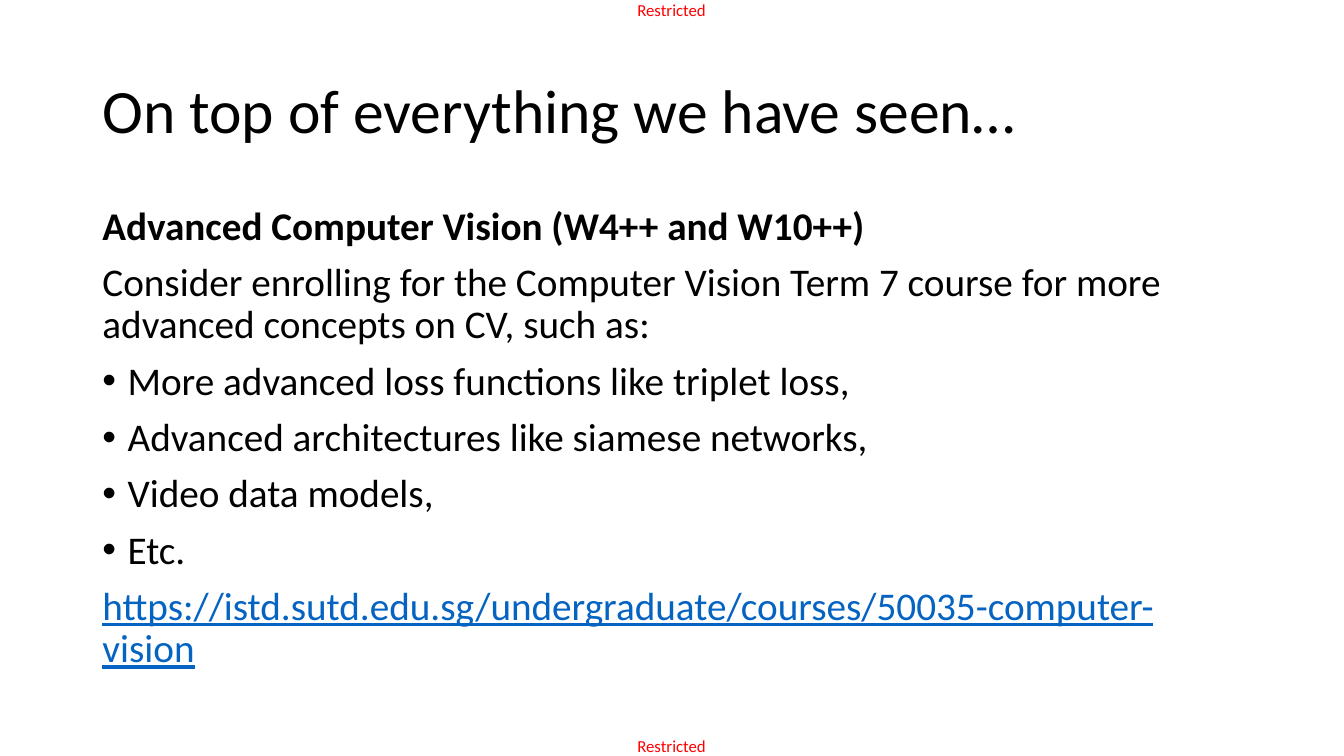
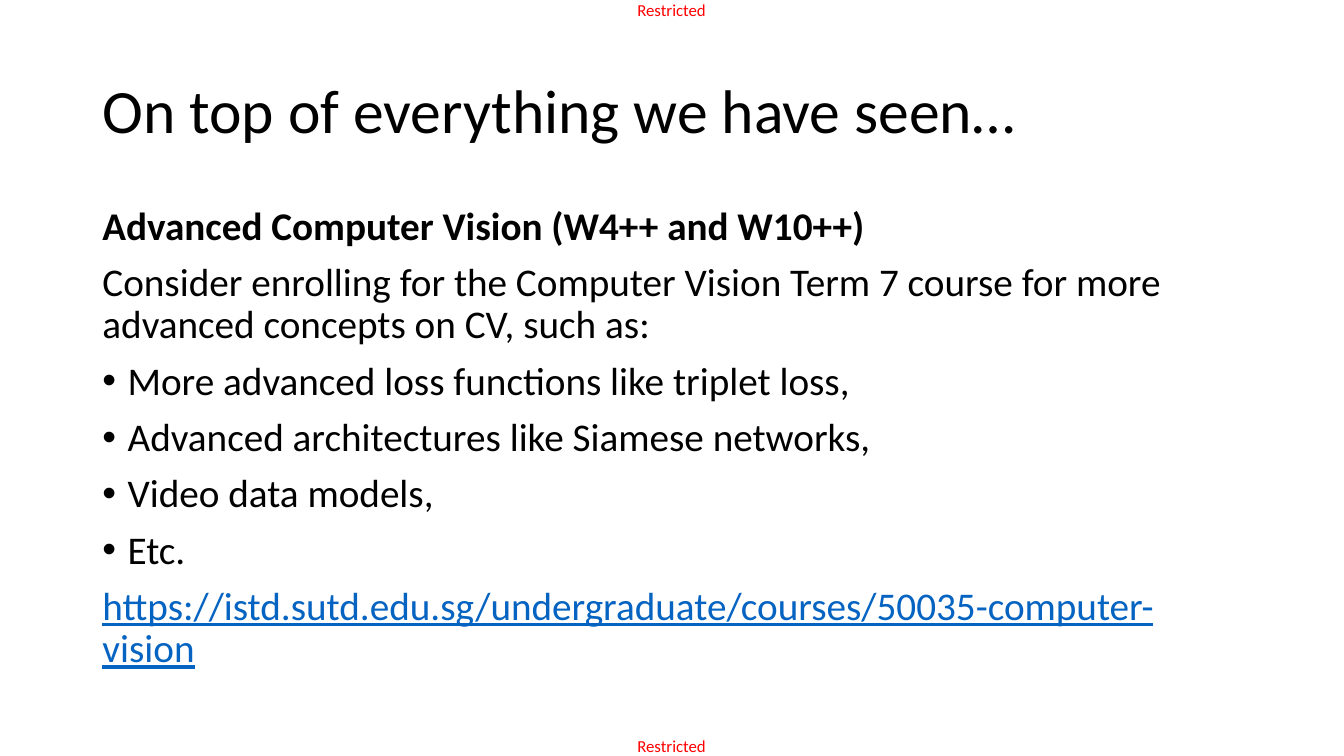
Before and after one commit to matthieudemari/SUTD_DL_50_039, a slide deck: slide 5 of W12/3. W12S3 final/W12S3.pptx. Drawn at 1344x756 pixels with LibreOffice and Linux fonts; fonts in the diff are those of the drawing. Boxes give left, top, right and bottom in pixels: in the first picture for what was removed or moved away, otherwise in the second. Text is boxed around its words. In the diff, an @@ line names an element or a change of style, - is before the commit and + after.

```diff
--- a/W12/3. W12S3 final/W12S3.pptx
+++ b/W12/3. W12S3 final/W12S3.pptx
@@ text at [128,423,870,456]: text changed @@
-• Advanced architectures like siamese networks,
+• Advanced architectures like Siamese networks,
```
Also in this commit, not shown: 12 other slides changed, 3 slides added, 6 other files.
